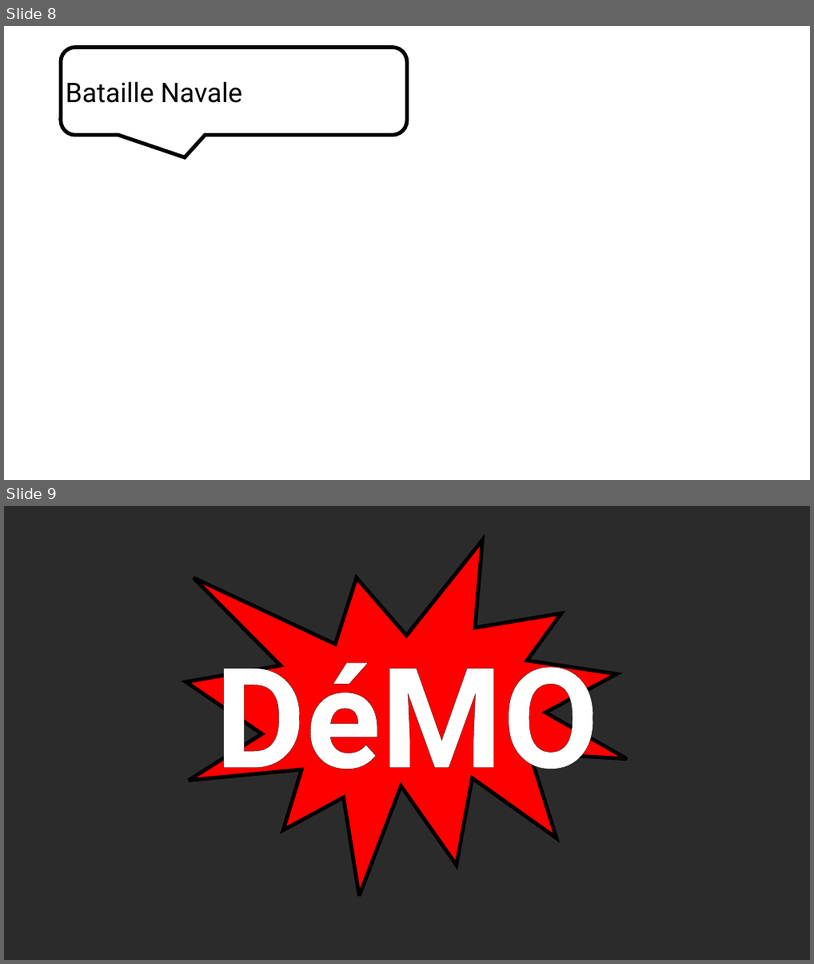
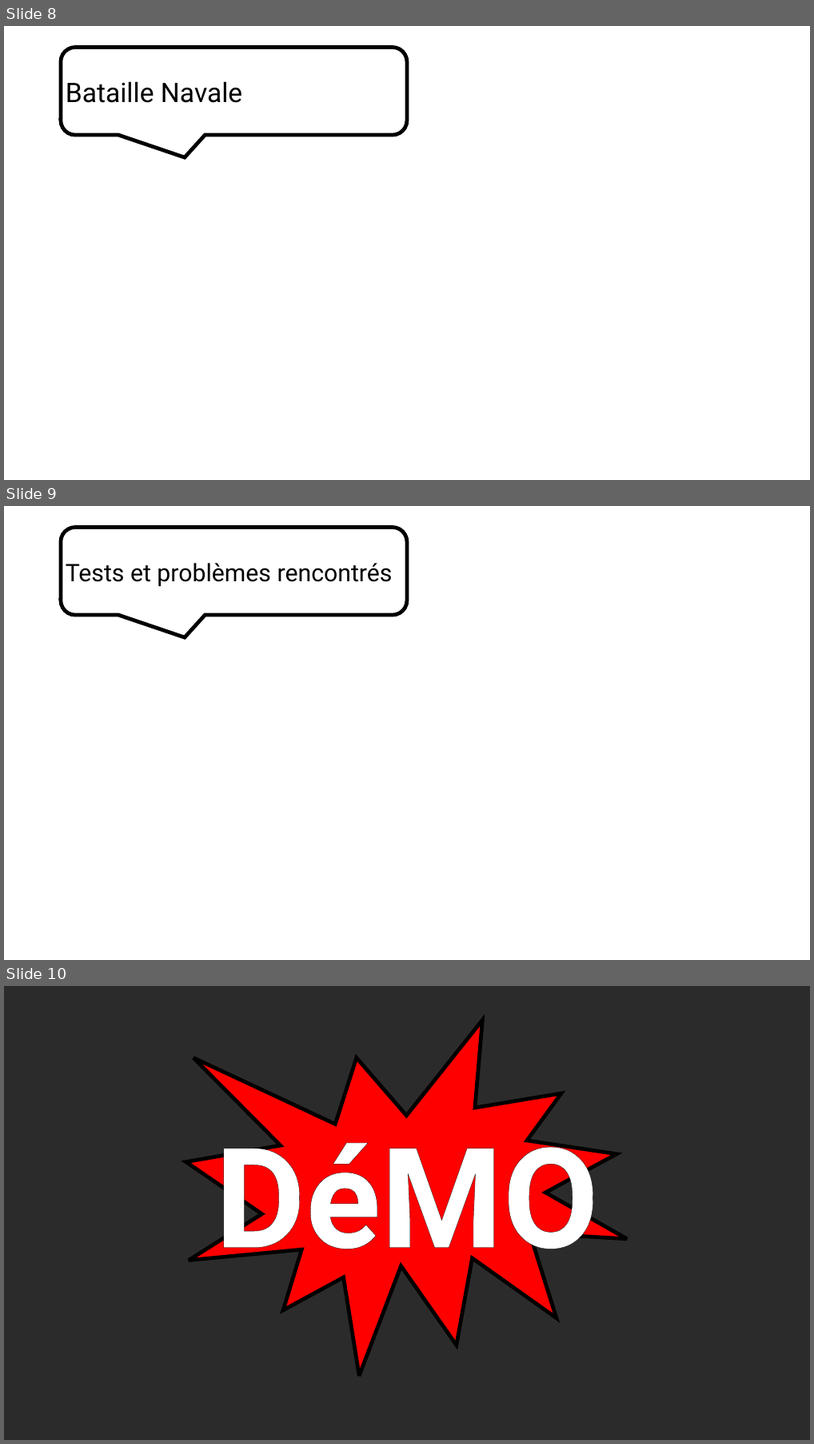
Before and after one commit to JonathanGuerne/MiniGames, a slide deck: Documentation/Présentation/Présentation.pptx. Shown one above the other, each under a label of ours: slides 8 and 9 before the commit, slides 8, 9 and 10 after it. The pictures are 814x964 and 814x1444 pixels, drawn with LibreOffice and Linux fonts; fonts in the diff are those of the drawing; background and template pictures are left out; a plain dark background stands for a picture behind light text. Boxes give left, top, right and bottom in pixels: in the first picture for what was removed or moved away, otherwise in the second. Text is boxed around its words. In the diff, an @@ line names an element or a change of style, - is before the commit and + after.

```diff
--- a/Documentation/Présentation/Présentation.pptx
+++ b/Documentation/Présentation/Présentation.pptx
@@ slide 9 added at [4, 506, 810, 960], background picture (left out); not listed: 1 template element that a slide beside it also shows @@
@@ title added at [66, 563, 393, 586], 28.8 pt, text #000000 @@
+Tests et problèmes rencontrés
@@ what was slide 9 is now slide 10 @@
```
Also in this commit, not shown: 2 slides changed, 1 other file.
